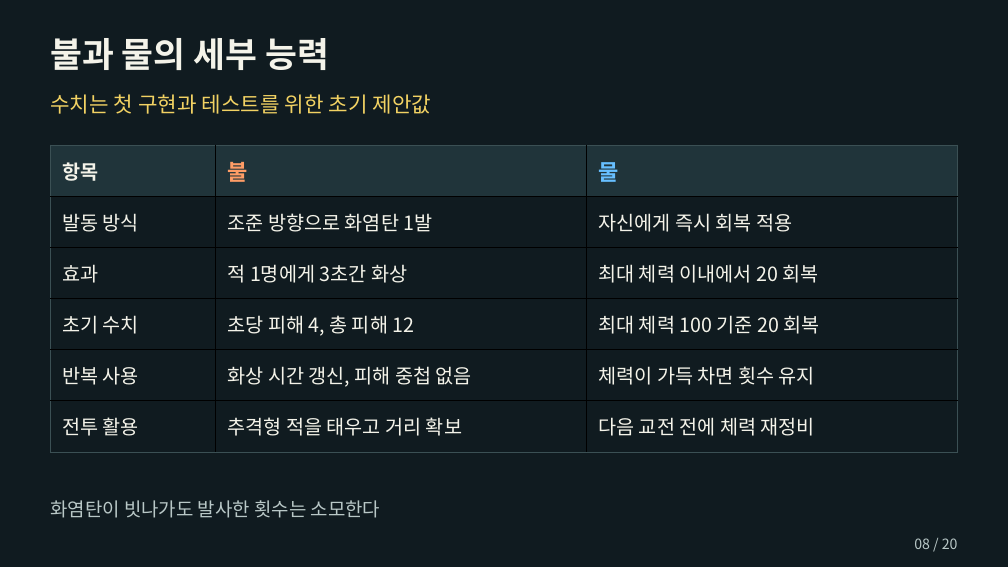
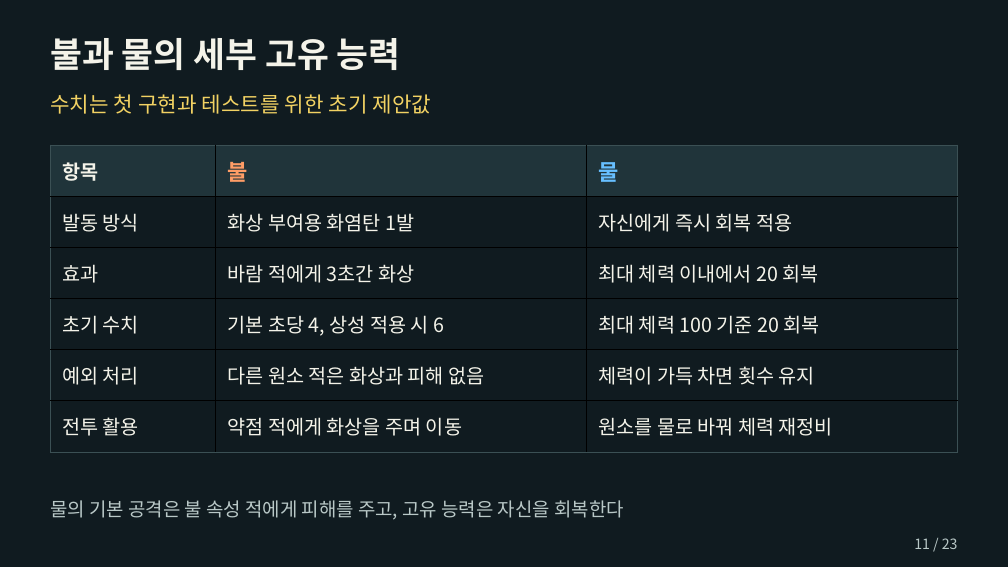
Before and after one commit to chanwhee0330/element-eater, a slide deck: slide 11 of outputs/엘리먼트_이터_기획서_허찬휘.pptx (slide 8 before the commit). Drawn at 1008x567 pixels with LibreOffice and Linux fonts; fonts in the diff are those of the drawing. Boxes give left, top, right and bottom in pixels: in the first picture for what was removed or moved away, otherwise in the second. Text is boxed around its words. In the diff, an @@ line names an element or a change of style, - is before the commit and + after.

```diff
--- a/outputs/엘리먼트_이터_기획서_허찬휘.pptx
+++ b/outputs/엘리먼트_이터_기획서_허찬휘.pptx
@@ text at (50, 38, 401, 70): text changed @@
-불과 물의 세부 능력
+불과 물의 세부 고유 능력
@@ table at (51, 145, 959, 452) @@
-row 2, column 2: 조준 방향으로 화염탄 1발
+row 2, column 2: 화상 부여용 화염탄 1발
-row 3, column 2: 적 1명에게 3초간 화상
+row 3, column 2: 바람 적에게 3초간 화상
-row 4, column 2: 초당 피해 4, 총 피해 12
+row 4, column 2: 기본 초당 4, 상성 적용 시 6
-row 5, column 1: 반복 사용
+row 5, column 1: 예외 처리
-row 5, column 2: 화상 시간 갱신, 피해 중첩 없음
+row 5, column 2: 다른 원소 적은 화상과 피해 없음
-row 6, column 2: 추격형 적을 태우고 거리 확보
+row 6, column 2: 약점 적에게 화상을 주며 이동
-row 6, column 3: 다음 교전 전에 체력 재정비
+row 6, column 3: 원소를 물로 바꿔 체력 재정비
@@ text at (50, 500, 624, 520): text changed @@
-화염탄이 빗나가도 발사한 횟수는 소모한다
+물의 기본 공격은 불 속성 적에게 피해를 주고, 고유 능력은 자신을 회복한다
@@ text at (914, 538, 958, 549): text changed @@
-08 / 20
+11 / 23
```
Also in this commit, not shown: 19 other slides changed, 3 slides added, 10 other files.
